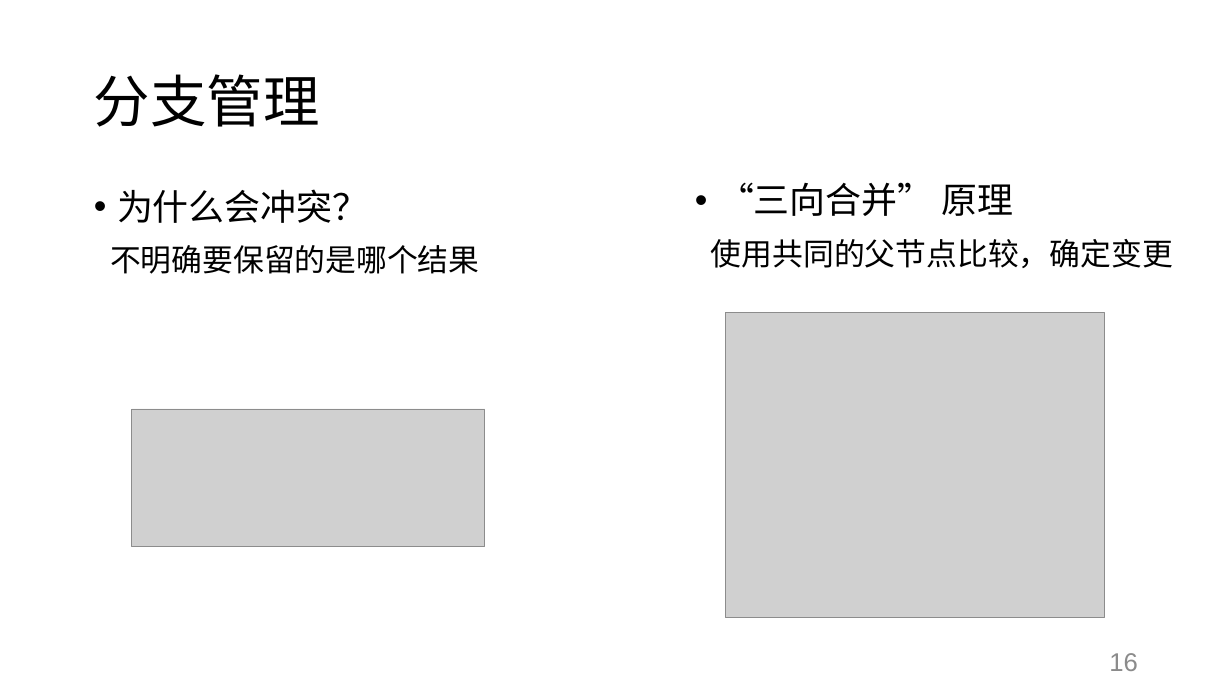
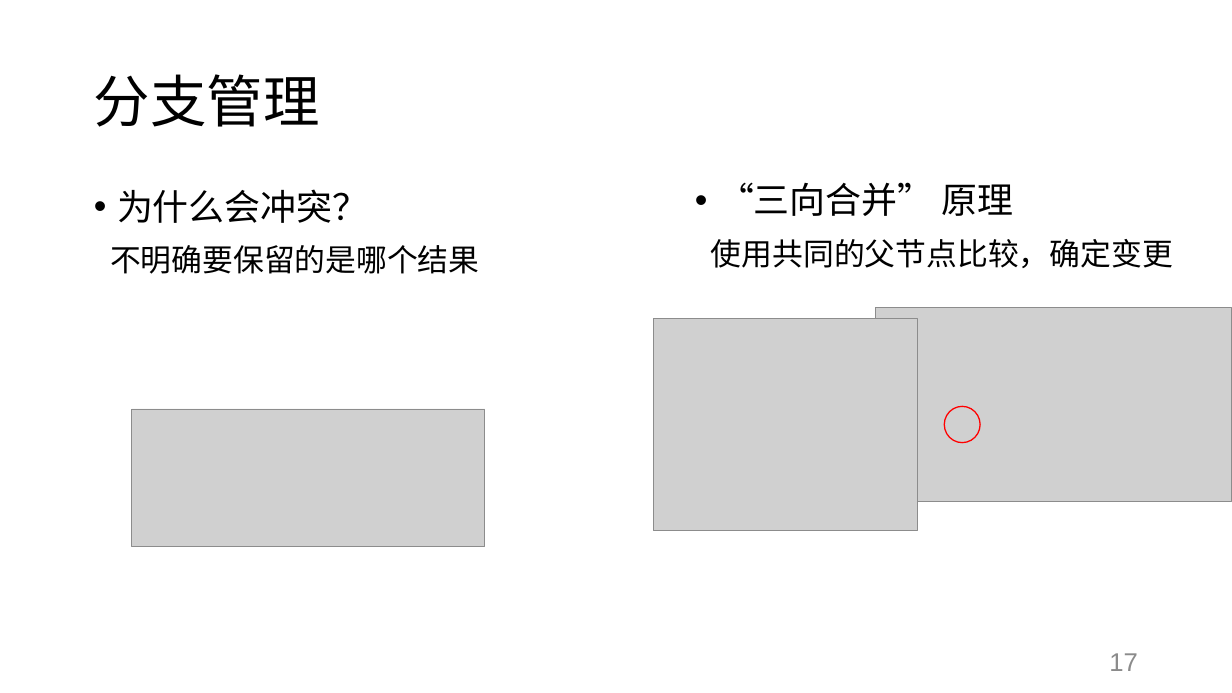
Before and after one commit to SwaggyZhang/Tutorial, a slide deck: slide 17 of 20220513.pptx (slide 16 before the commit). Drawn at 1232x693 pixels with LibreOffice and Linux fonts; fonts in the diff are those of the drawing; grey boxes stand for pictures. Boxes give left, top, right and bottom in pixels: in the first picture for what was removed or moved away, otherwise in the second. Text is boxed around its words. In the diff, an @@ line names an element or a change of style, - is before the commit and + after.

```diff
--- a/20220513.pptx
+++ b/20220513.pptx
@@ picture: place and size @@
-picture at [726, 312, 1104, 617]
+picture at [653, 318, 918, 531]
@@ picture added at [876, 307, 1232, 502] @@
@@ ellipse added at [945, 407, 981, 443], outline #FF0000 1 pt @@
@@ page number at [1109, 653, 1138, 671]: text changed @@
-16
+17
```
Also in this commit, not shown: 6 other slides changed, 3 slides added, 5 other files.
